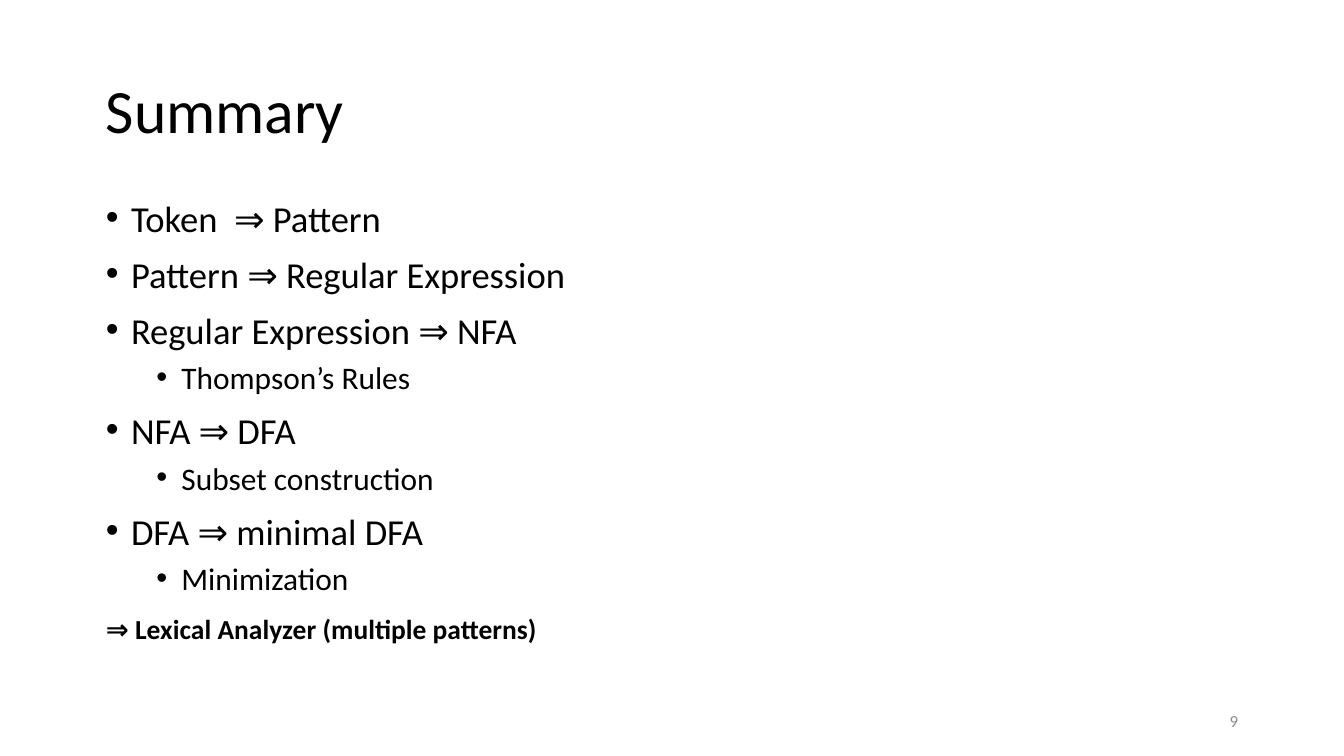
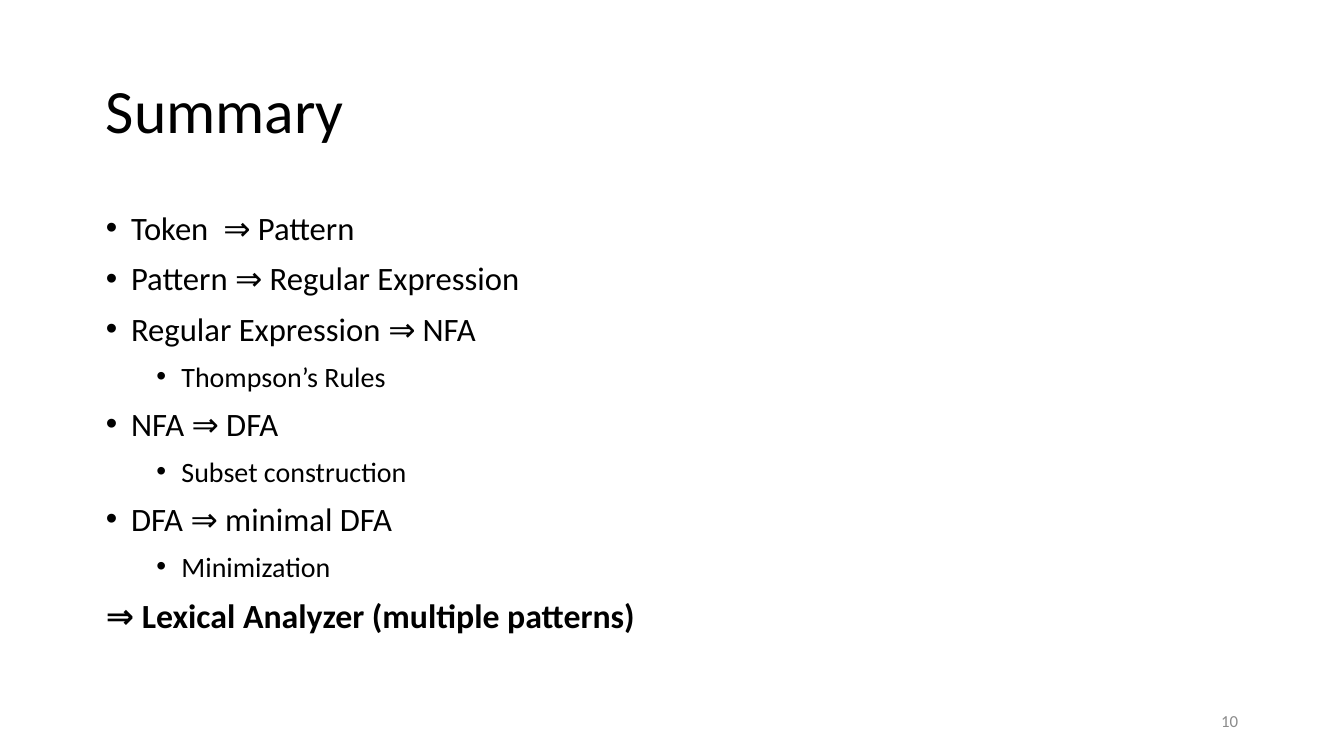
Before and after one commit to anoopsarkar/compilers-class, a slide deck: slide 10 of assets/ppt/lex/lex8-lexical-analyzer.pptx (slide 9 before the commit). Drawn at 1344x756 pixels with LibreOffice and Linux fonts; fonts in the diff are those of the drawing. Boxes give left, top, right and bottom in pixels: in the first picture for what was removed or moved away, otherwise in the second. Text is boxed around its words. In the diff, an @@ line names an element or a change of style, - is before the commit and + after.

```diff
--- a/assets/ppt/lex/lex8-lexical-analyzer.pptx
+++ b/assets/ppt/lex/lex8-lexical-analyzer.pptx
@@ text "Token ⇒ Pattern" at <box>131,217,634,634</box>: size 19.6 to 17.5 pt in "Token ⇒ Pattern", "Pattern ⇒ Regular Expression", "Regular Expression ⇒ NFA", "NFA ⇒ DFA" and 1 more places; size 16.8 to 15 pt in "Thompson’s Rules", "Subset construction", "Minimization"; size 14.7 to 18.1 pt in "⇒ Lexical Analyzer (multiple patterns)"; line spacing 0.7 to 1; less space between paragraphs @@
@@ page number at <box>1221,716,1238,727</box>: text changed @@
-9
+10
```
Also in this commit, not shown: 7 other slides changed, 4 slides added, 1 slide removed, 6 other files.
